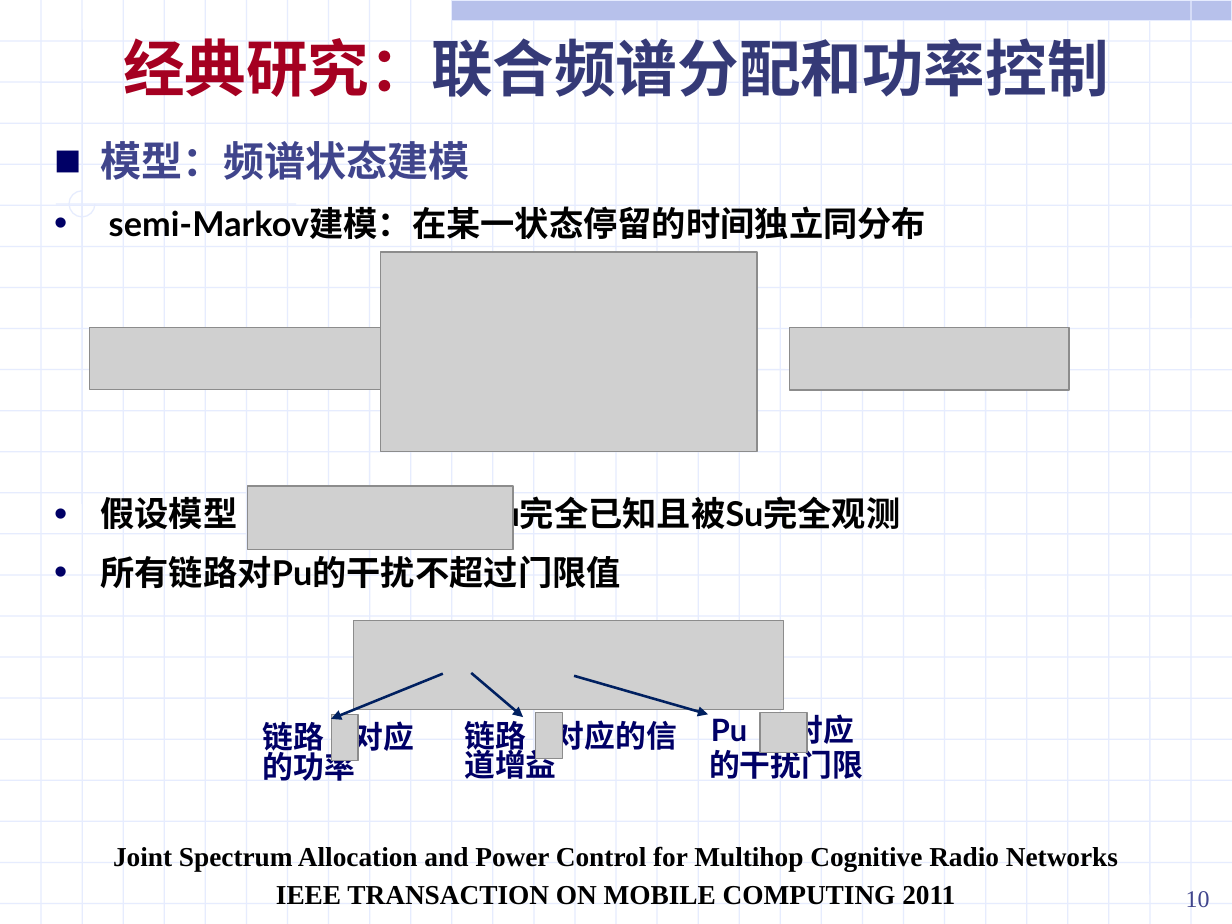
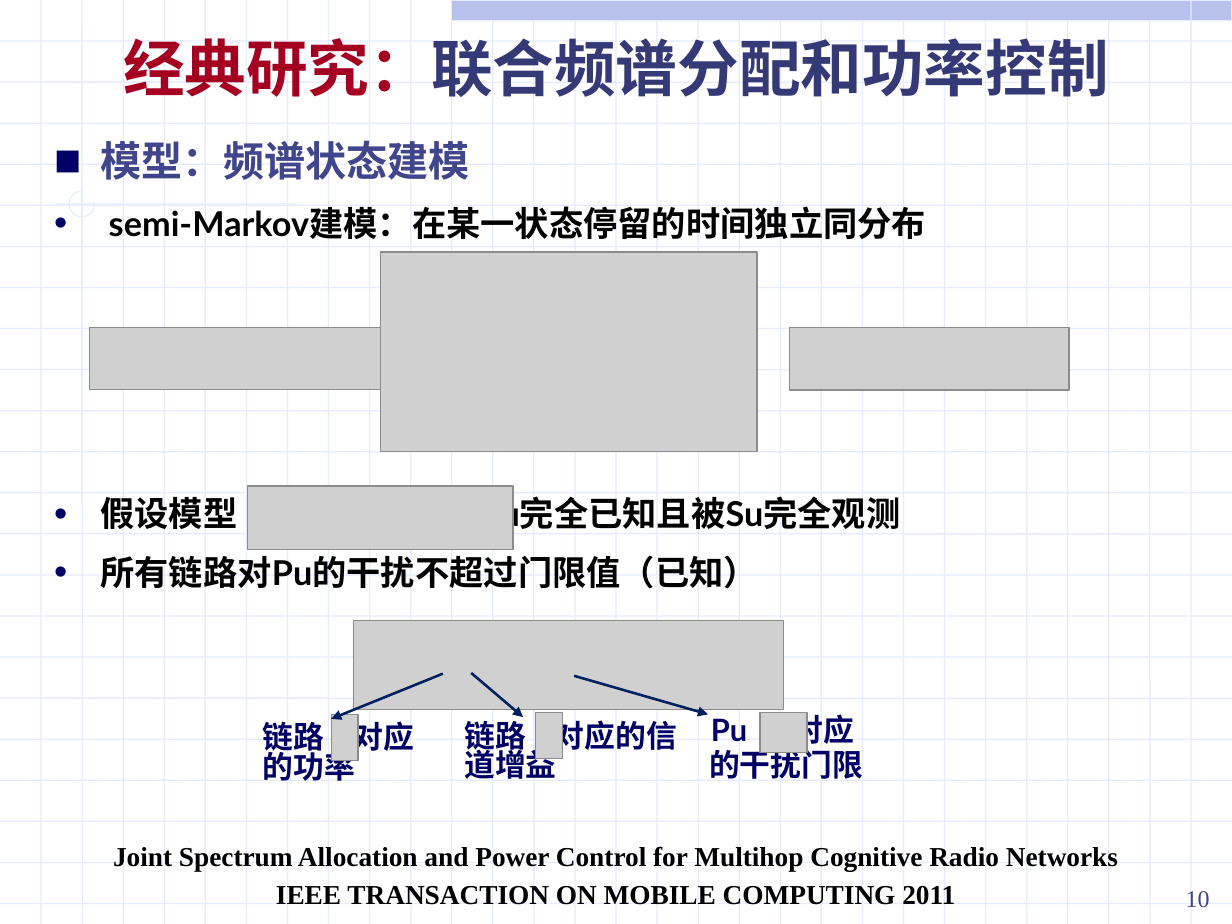
Before and after one commit to ssheroes/hello-world, a slide deck: slide 10 of 战术网频谱共享调研 (2).pptx. Drawn at 1232x924 pixels with LibreOffice and Linux fonts; fonts in the diff are those of the drawing; grey boxes stand for pictures. Boxes give left, top, right and bottom in pixels: in the first picture for what was removed or moved away, otherwise in the second. Text is boxed around its words. In the diff, an @@ line names an element or a change of style, - is before the commit and + after.

```diff
--- a/战术网频谱共享调研 (2).pptx
+++ b/战术网频谱共享调研 (2).pptx
@@ text at [100,555,758,589]: text changed @@
-• 所有链路对Pu的干扰不超过门限值
+• 所有链路对Pu的干扰不超过门限值（已知）
```
Also in this commit, not shown: 2 other slides changed, 1 slide added.
